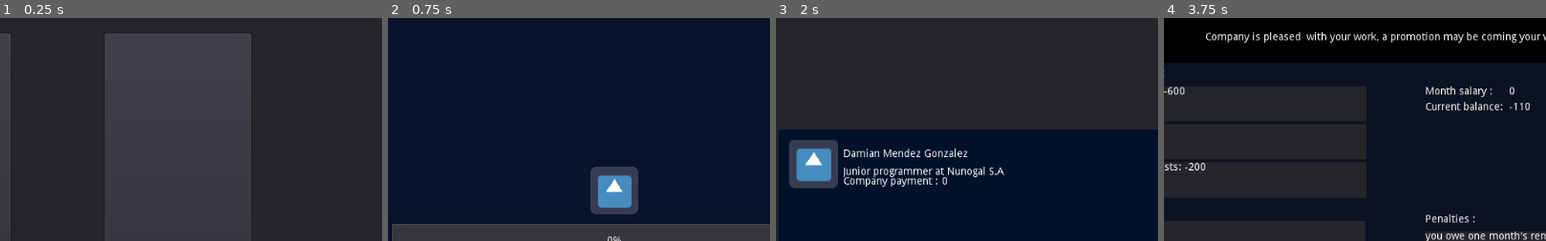
Above: before the commit, frames 1-4 (left to right).
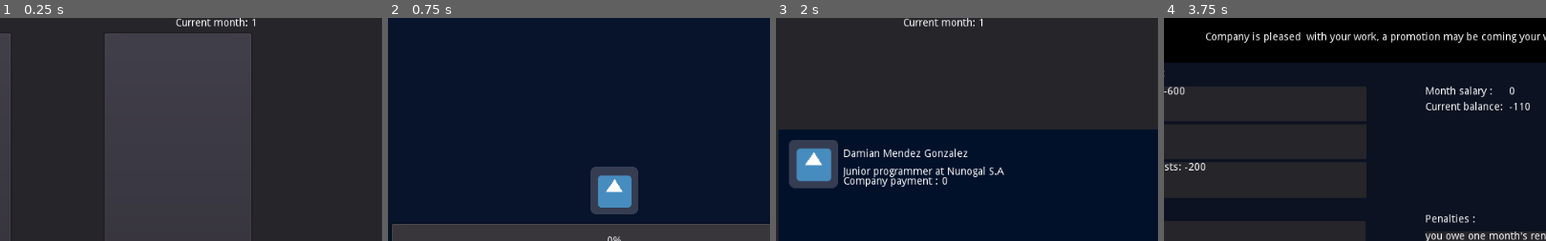
Above: after the commit, the same moments.

Repository: Clovisindo/CV-Please
Game: Godot game, scene res://scenes/main/main.tscn
Same seed, same stepped clock (60 frames per second), same inputs: the game is played once before the commit and once after it. The engine's default icon, where the game draws it, is replaced by a stand-in: a white triangle on a blue panel in a dark square.
Inputs (mouse positions are % of the whole screen's width and height, from its top left):
- Up to frame 1 (0.25 s): no input
- Up to frame 2 (0.75 s): click "Terminar Día" at 0.5 s
- Up to frame 3 (2 s): move the mouse to (72, 45) at 1.27 s; click (72, 45) at 1.42 s
- Up to frame 4 (3.75 s): click "Next" at 2 s; click "Next" at 2.75 s; click "Payments" at 3.5 s
The pictures show only the part of the screen within x 20-70%, y 0-50%; the shares and areas given below are measured in that part.

The runs differ from the first frame. In frame 1, 0.4% of the frame differs, in the area x 46-67%, y 0-4%; in frame 2, nothing differs; in frame 3, 0.4%, in the area x 33-55%, y 0-4%; in frame 4, nothing differs.
Error before the commit: Invalid get index 'full_name' (on base: 'Nil'). (res://scenes/game/items/resume/resume_manager.gd:31)
Error after the commit: Invalid get index 'full_name' (on base: 'Nil'). (res://scenes/game/items/resume/resume_manager.gd:32)

Commit message:
mensaje mes actual en todas las pantallas
Al tener que añadir un contador interno de en que mes estamos, aprovechamos para ponerlo de momento a modo debug en todas las pantallas.

Diff:
--- a/scenes/game/items/resume/applicant_resume.tscn
+++ b/scenes/game/items/resume/applicant_resume.tscn
@@ -16,6 +16,14 @@
 [node name="Panel" type="Panel" parent="."]
 anchor_right = 1.0
 anchor_bottom = 1.0
+
+[node name="CurrentMonth" type="RichTextLabel" parent="Panel"]
+anchor_left = 0.5
+anchor_right = 0.5
+margin_left = -133.0
+margin_right = 133.0
+margin_bottom = 59.0
+text = "Current month : 1"
 
 [node name="resumeContainer" type="Panel" parent="Panel"]
 self_modulate = Color( 0.054902, 0.466667, 1, 1 )
--- a/scenes/game/items/resume/resume_manager.gd
+++ b/scenes/game/items/resume/resume_manager.gd
@@ -13,6 +13,7 @@
 
 
 func _ready():
+	$Panel/CurrentMonth.text = "Current month: " + String(Global.current_month)
 	$Panel/NextResumeButton.connect("load_next", self, "_load_next_applicant")
 	$Panel/NextResumeButton.connect("enabled_next_resume_panel", self, "_enable_payment_panel_button")
 	$Panel/PaymentPanelButton.connect("load_payment_panel", self, "_change_to_payment_resume_panel")
--- a/scenes/main/game_manager.gd
+++ b/scenes/main/game_manager.gd
@@ -13,6 +13,7 @@
 
 
 func _ready():
+	$MainScene/CurrentMonth.text = "Current month: " + String(Global.current_month)
 	_instantiate_panels()
 	_wire_events()
 	_load_next_applicant()
--- a/scenes/main/main.tscn
+++ b/scenes/main/main.tscn
@@ -71,3 +71,10 @@
 margin_right = 1018.0
 margin_bottom = 580.0
 text = "Terminar Día"
+
+[node name="CurrentMonth" type="RichTextLabel" parent="MainScene"]
+anchor_left = 0.5
+anchor_right = 0.5
+margin_left = -68.0
+margin_right = 68.0
+margin_bottom = 36.0
